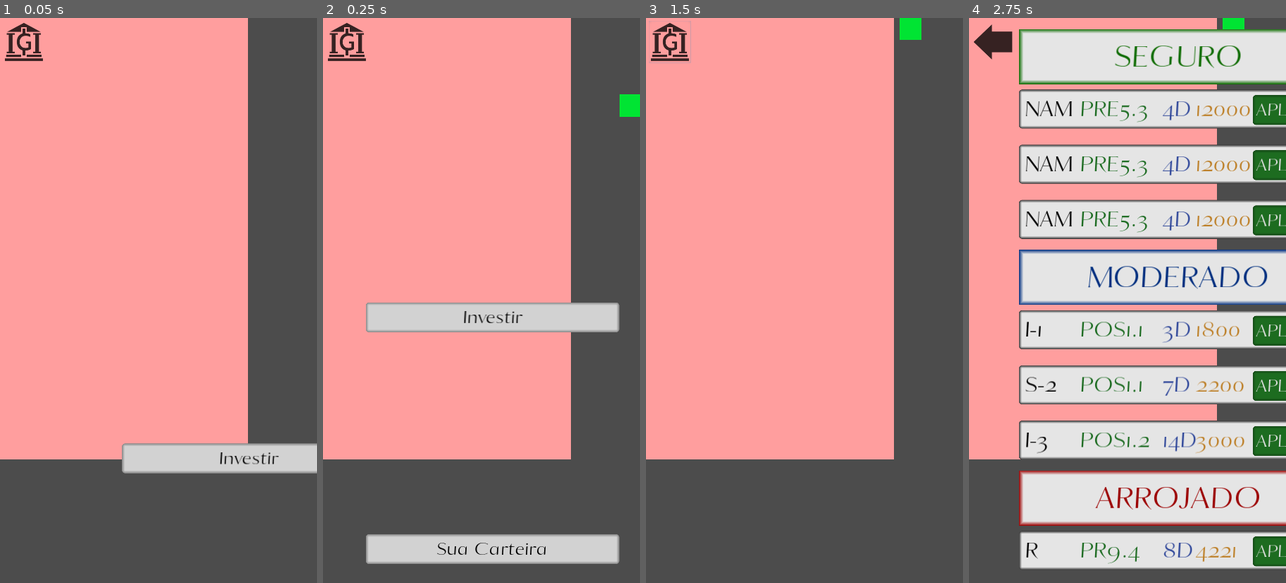
Above: before the commit, frames 1-4 (left to right).
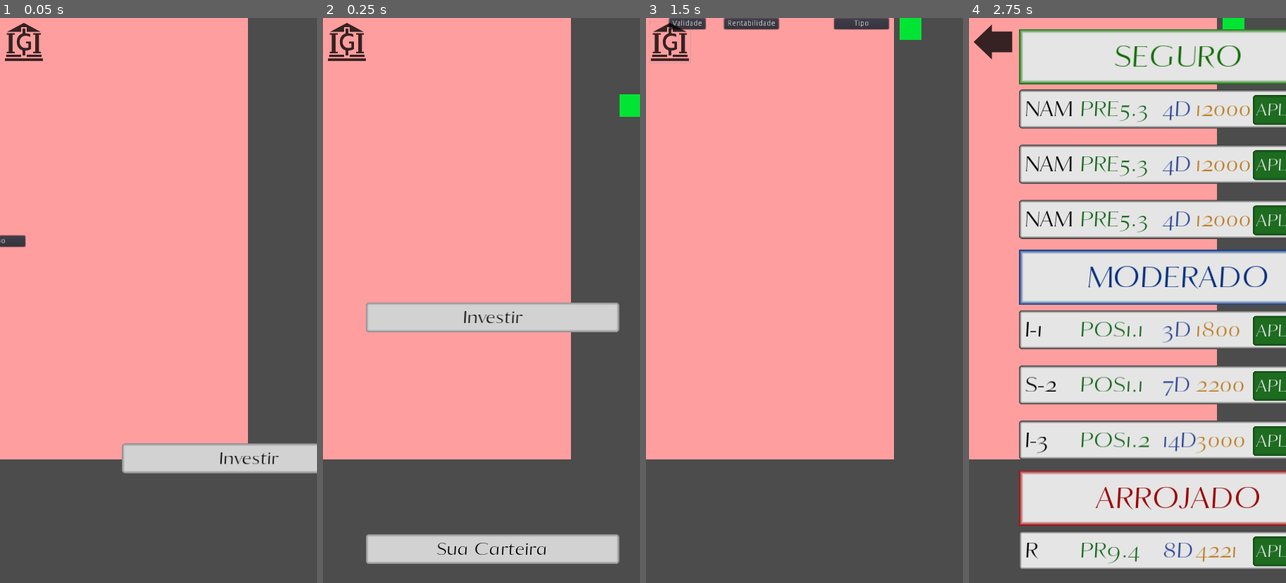
Above: after the commit, the same moments.

Repository: AndreMoukarzel/Grana-Preta
Game: Godot game, scene res://broker/Broker.tscn
The game is run twice, just before and just after one commit, with the same random seed, the same clock (stepped at 60 frames per second) and the same inputs. This scene is started directly instead of the project's main scene.
Inputs (mouse positions are in pixels of both pictures, inside the frame that each line leads up to):
- Up to frame 1 (0.05 s): no input
- Up to frame 2 (0.25 s): no input
- Up to frame 3 (1.5 s): click "Sua Carteira" at 0.5 s; click (671, 23) at 1.25 s, where only the run after the commit has a clickable "Validade"
- Up to frame 4 (2.75 s): click "Investir" at 2 s

The runs differ from the first frame. In frame 1, 0.2% of the frame differs, in the area x 0-9%, y 38-41%; in frame 2, nothing differs; in frame 3, 1.0%, in the area x 6-77%, y 0-3%; in frame 4, nothing differs.
Error in both runs: Invalid get index '99' (on base: 'Array'). (res://broker/bond/BondGenerator.gd:123)

Commit message:
Working iteration for prefixated bonds

Diff:
--- a/Save.gd
+++ b/Save.gd
@@ -159,6 +159,38 @@
 	return diff
 
 
+func get_min_datetime(time1, time2):
+	if time1.year < time2.year:
+		return time1
+	elif time1.year > time2.year:
+		return time2
+
+	if time1.month < time2.month:
+		return time1
+	elif time1.month > time2.month:
+		return time2
+
+	if time1.day < time2.day:
+		return time1
+	elif time1.day > time2.day:
+		return time2
+
+	if time1.hour < time2.hour:
+		return time1
+	elif time1.hour > time2.hour:
+		return time2
+
+	if time1.minute < time2.minute:
+		return time1
+	elif time1.minute > time2.minute:
+		return time2
+
+	if time1.second < time2.second:
+		return time1
+	elif time1.second > time2.second:
+		return time2
+
+
 func save_available_bond(Bond):
 	var bond_json = {
 		"id" : available_bonds_id,
--- a/broker/Portfolio.gd
+++ b/broker/Portfolio.gd
@@ -2,14 +2,11 @@
 
 const BOUGHT_BOND_SCN = preload("res://broker/bond/BoughtBond.tscn")
 
-var total_height = 100
-
-
-func _ready():
-	update_bought_bonds()
+var total_height = 0
 
 
 func clear_bonds():
+	total_height = 0
 	for b in $Sorter/Bonds.get_children():
 		b.queue_free()
 
@@ -17,19 +14,36 @@
 func update_bought_bonds():
 	clear_bonds()
 	for b in Save.bought_bonds:
+		print("Name = ", b.name, " | Value = ", b.ammount)
+		var iteration_number = get_iteration_number(b)
 		var Bond = add_bond($Sorter/Bonds)
+
 		Bond.setup(b.name, b.display_rentability, b.rentability_type, b.expiration, b.min_investment, b.min_time, b.taxes, b.creation_time)
 		Bond.setup_owned(b.ammount, b.bought_time, b.id)
-
-		total_height += 100
+		if iteration_number > 0:
+			print("iterating, ", iteration_number, " times")
+			Bond.iterate(iteration_number)
+			Bond.queue_free()
+		else:
+			total_height += 100
 
 
 func add_bond(parent):
 	var Bond = BOUGHT_BOND_SCN.instance()
-	Bond.rect_position.y =  parent.get_child_count() * 100
+	Bond.rect_position.y =  total_height
 	Bond.set_name(str(parent.get_child_count()))
 	Bond.connect("opened", self, "bond_opened")
 	Bond.connect("closed", self, "bond_closed")
 	parent.add_child(Bond)
 
 	return Bond
+
+
+func get_iteration_number(bond_save):
+	var t1 = bond_save.bought_time
+	var t2 = Save.get_min_datetime(bond_save.expiration, OS.get_datetime())
+	var time_diff = Save.get_time_difference(t1, t2)
+
+	time_diff = 24 * time_diff[0] + time_diff[1]
+
+	return int(time_diff/4)
--- a/broker/Portfolio.tscn
+++ b/broker/Portfolio.tscn
@@ -1,6 +1,7 @@
-[gd_scene load_steps=2 format=2]
+[gd_scene load_steps=3 format=2]
 
 [ext_resource path="res://broker/Portfolio.gd" type="Script" id=1]
+[ext_resource path="res://broker/Sorter.gd" type="Script" id=2]
 
 [node name="Portfolio" type="Control"]
 anchor_right = 1.0
@@ -10,13 +11,37 @@
 [node name="Sorter" type="Control" parent="."]
 margin_right = 40.0
 margin_bottom = 40.0
+script = ExtResource( 2 )
 
-[node name="Button" type="Button" parent="Sorter"]
+[node name="Value" type="Button" parent="Sorter"]
 margin_right = 12.0
 margin_bottom = 20.0
-text = "Sort"
+text = "Valor"
+
+[node name="Expiration" type="Button" parent="Sorter"]
+margin_left = 100.0
+margin_right = 166.0
+margin_bottom = 20.0
+text = "Validade"
+
+[node name="Rentability" type="Button" parent="Sorter"]
+margin_left = 200.0
+margin_right = 299.0
+margin_bottom = 20.0
+text = "Rentabilidade"
+
+[node name="Type" type="Button" parent="Sorter"]
+margin_left = 400.0
+margin_right = 499.0
+margin_bottom = 20.0
+text = "Tipo"
 
 [node name="Bonds" type="Control" parent="Sorter"]
 margin_top = 100.0
 margin_right = 40.0
 margin_bottom = 140.0
+
+[connection signal="pressed" from="Sorter/Value" to="Sorter" method="_on_Value_pressed"]
+[connection signal="pressed" from="Sorter/Expiration" to="Sorter" method="_on_Expiration_pressed"]
+[connection signal="pressed" from="Sorter/Rentability" to="Sorter" method="_on_Rentability_pressed"]
+[connection signal="pressed" from="Sorter/Type" to="Sorter" method="_on_Type_pressed"]
--- /dev/null
+++ b/broker/Sorter.gd
@@ -0,0 +1,17 @@
+extends Control
+
+
+func _on_Value_pressed():
+	pass # Replace with function body.
+
+
+func _on_Expiration_pressed():
+	pass # Replace with function body.
+
+
+func _on_Rentability_pressed():
+	pass # Replace with function body.
+
+
+func _on_Type_pressed():
+	pass # Replace with function body.
--- a/broker/bond/Bond.gd
+++ b/broker/bond/Bond.gd
@@ -30,7 +30,7 @@
 	self.min_time = min_time
 	self.taxes = taxes
 	self.creation_time = creation_time
-	self.time_left = Save.get_time_difference(creation_time, expiration)
+	self.time_left = Save.get_time_difference(OS.get_datetime(), expiration)
 
 	if rentability_type == "Pre-fixada":
 		self.rentability = calculate_safebond_rentability(self.display_rentability)
